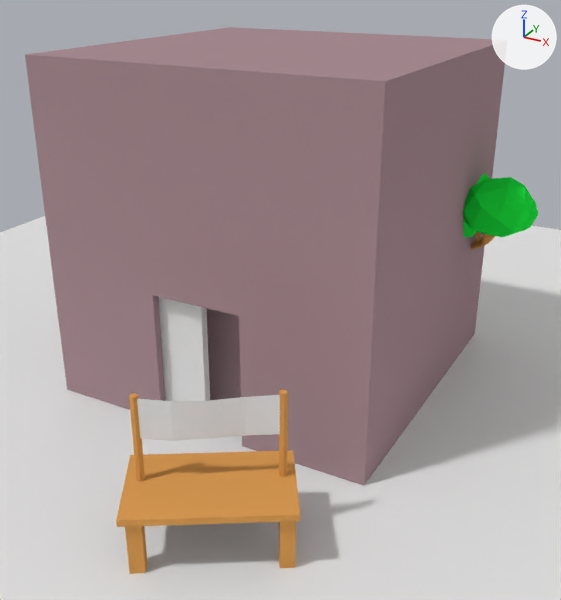
Before and after pictures for a commit that changed the Blender file Graphics/SuzyLemonadeLayoutMockup.blend.
Before and after are seen from a 50 mm lens placed at (10.07, -18.61, 11.28), pointed at (1.19, -2.46, 3.21). Lighting does not change. The marker at upper right points along +X, +Y and +Z.

Names of what the first picture shows: 'Cube.001', 'Floor', 'Stand', 'Tree', 'WorkBuilding'.
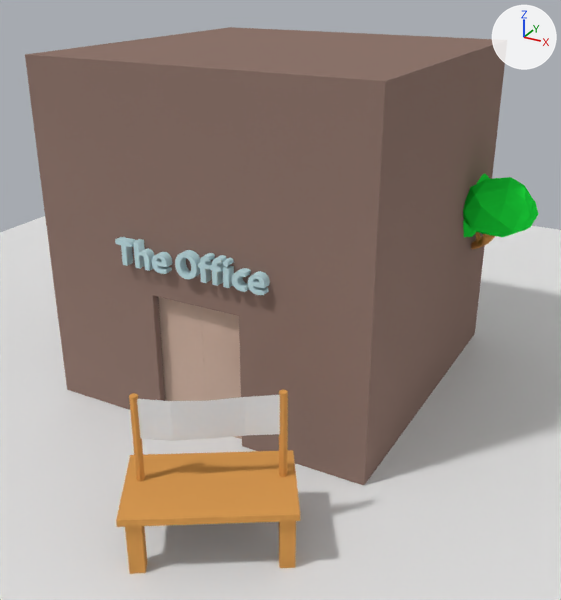
Commit message: Added work building

Where the newer file only moved an object's origin or applied its transform, the numbers keep the older frame.

Location of each change, [x1, y1, x2, y2] in pixels of the pictures (561 x 600 px):
'WorkBuilding', recoloured, rescaled
    both: [25, 27, 507, 485]
'Cube.001', recoloured (grey to beige)
    both: [158, 297, 210, 401]
'Text', added
    after: [115, 237, 270, 295]
'L_Door', added (beige)
    after: [201, 307, 242, 439]

What the commit changed:
Material 'WorkBuilding' (mat_workbuilding) changes colour from brown #a78b91 to brown #8f766d; in linear values from (0.384, 0.259, 0.285) to (0.274, 0.182, 0.153).
Material 'WorkBuildingDoor' (mat_workbuildingdoor) is new.
Its base color is (0.592, 0.426, 0.345) (beige #caaf9f).
Material 'WorkBuildingSign' (mat_workbuildingsign) is new.
Its base color is (0.511, 0.718, 0.761) (cyan #bddce2).
me_cube_004 has 8 vertices, 6 faces and spans x -1.66..1.0, y -1.0..1.0, z 0.0..3.6.
me_cube_004 now uses material mat_workbuildingdoor (beige #caaf9f).
me_cube_003 is used by ob_workbuilding; location (0.0, 0.0, 0.0); scale (4.59, 4.59, 4.59).
me_cube_003 had 44 vertices, 37 faces and spanned x -1.0..1.0, y -1.0..1.0, z 0.0..2.0.
me_cube_003 now has 44 vertices, 37 faces and spans x -4.59..4.59, y -4.59..4.59, z 0.01..9.19.
me_cube_003 part 1: 44 of 44 vertices moved; they spanned x -1.0..1.0, y -1.0..1.0, z 0.0..2.0 and now span x -4.59..4.59, y -4.59..4.59, z 0.01..9.19; mean shift (0.0, -0.82, 2.47); largest move (-1.0, -1.0, 2.0) -> (-4.59, -4.59, 9.19).
Mesh me_cube_004_1 is new.
It is a box spanning x 0.0..1.33, y -4.32..-4.09, z 0.0..3.6.
It uses material mat_workbuildingdoor (beige #caaf9f).
Mesh me_cuworkbuildingsign is new.
It has 2804 vertices, 2075 faces and spans x -2.1..2.09, y -4.82..-4.58, z 4.39..5.07.
It uses material mat_workbuildingsign (cyan #bddce2).
Object 'WorkBuilding' (ob_workbuilding) is rescaled from (4.59, 4.59, 4.59) to (1.0, 1.0, 1.0).
Object 'L_Door' (ob_l_door) is new; it shows me_cube_004_1.
Its parent is ob_workbuilding.
Its location is (0.0, 0.0, 0.0).
Object 'Text' (ob_text) is new; it shows me_cuworkbuildingsign.
Its parent is ob_workbuilding.
Its location is (0.0, 0.0, 0.0).
